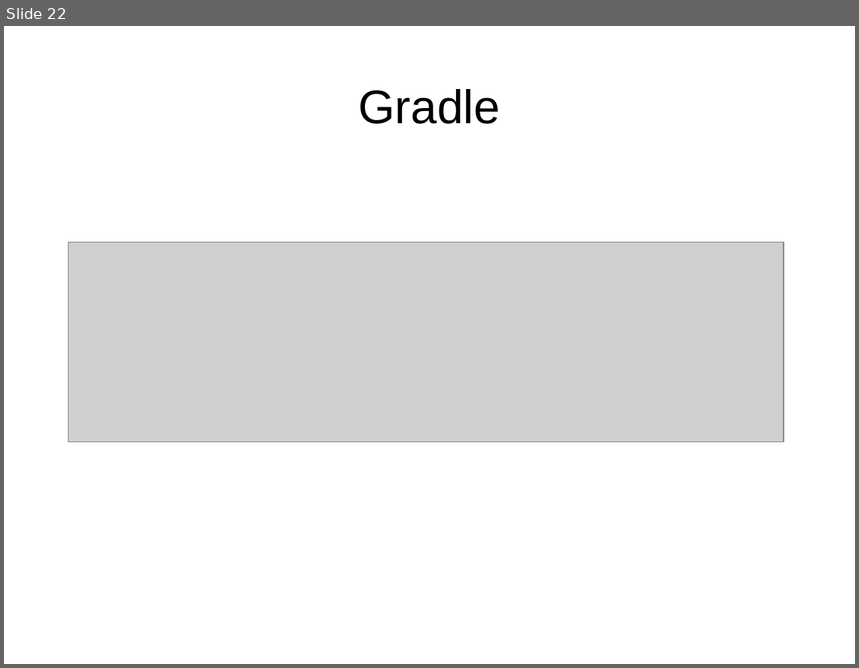
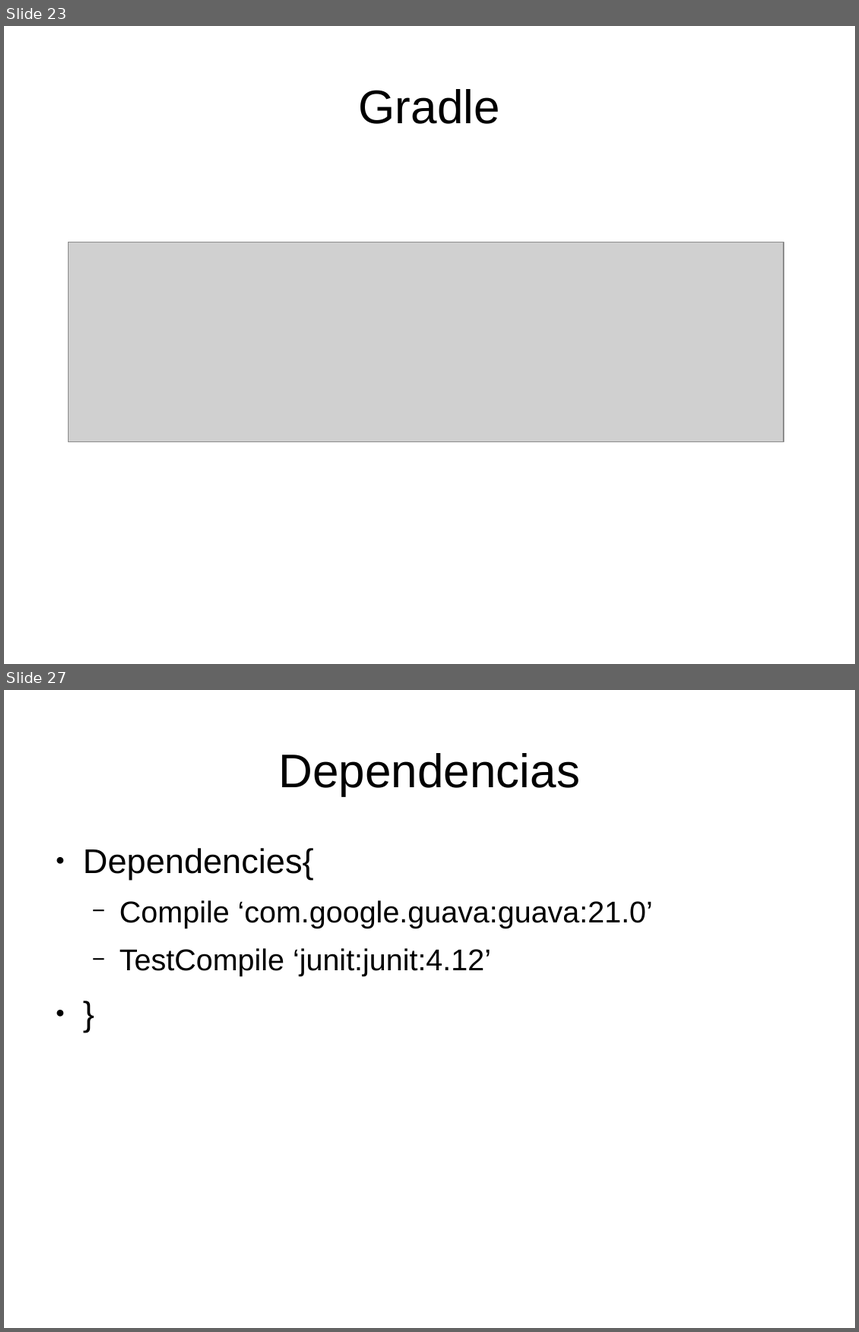
Before and after one commit to Tagle1/repo01, a slide deck: CursoMavenGradle.odp. Shown one above the other, each under a label of ours: slide 22 before the commit, slides 23 and 27 after it; the slides between them are not shown. The pictures are 859x668 and 859x1332 pixels, drawn with LibreOffice and Linux fonts; fonts in the diff are those of the drawing; grey boxes stand for pictures. Boxes give left, top, right and bottom in pixels: in the first picture for what was removed or moved away, otherwise in the second. Text is boxed around its words. In the diff, an @@ line names an element or a change of style, - is before the commit and + after.

```diff
--- a/CursoMavenGradle.odp
+++ b/CursoMavenGradle.odp
@@ slide 27 added at (4, 690, 855, 1328), background #FFFFFF @@
@@ title added at (278, 753, 580, 796), 44 pt, text #000000 @@
+Dependencias
@@ text added at (83, 848, 653, 977), 28 pt, text #000000 @@
+● Dependencies{
+  − Compile ‘com.google.guava:guava:21.0’
+  − TestCompile ‘junit:junit:4.12’
+● }
@@ what was slide 22 is now slide 23 @@
```
Also in this commit, not shown: 1 slide changed, 4 other slides added, 2 other files.
